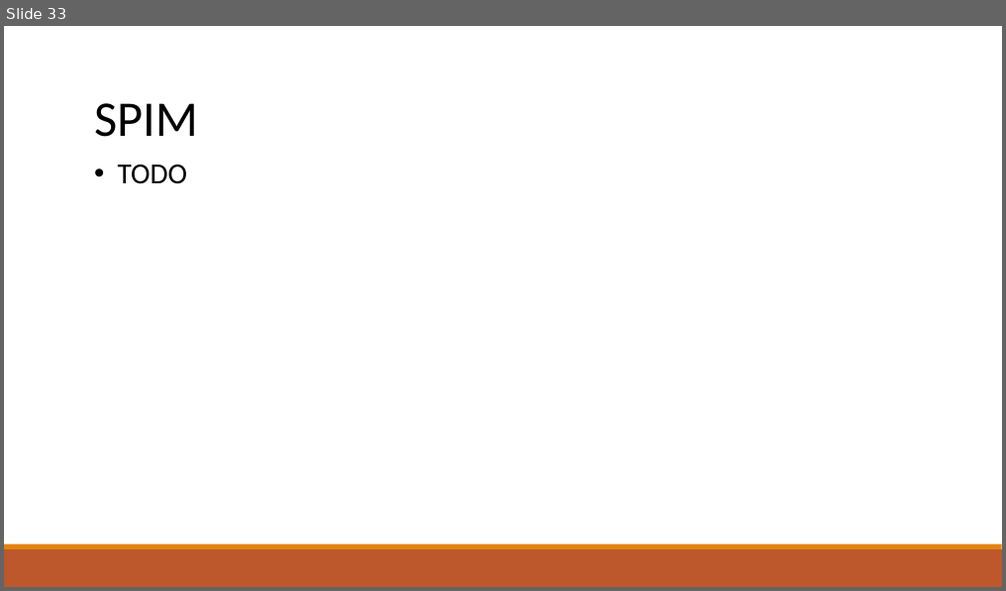
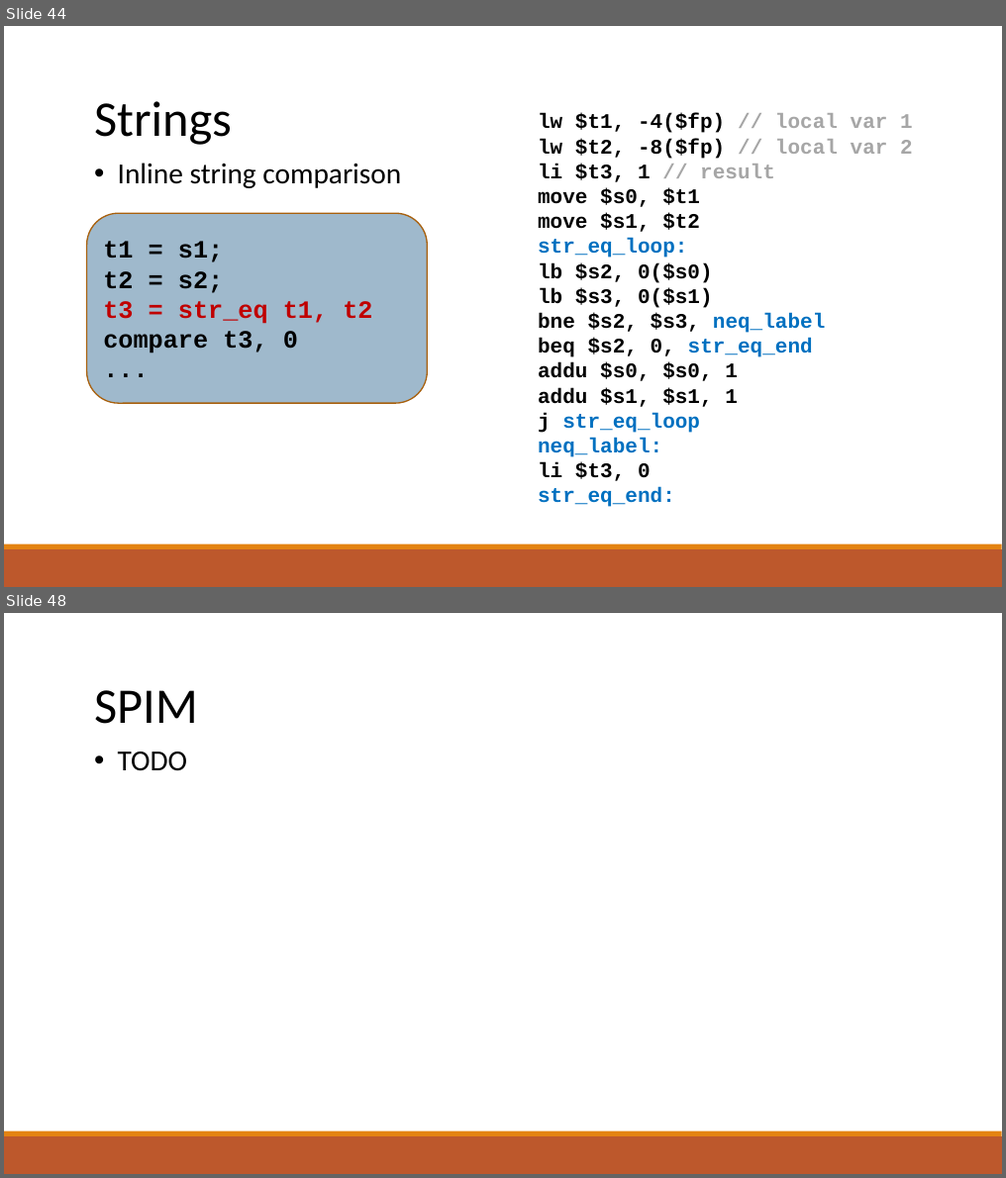
Before and after one commit to raghadzeidan/COMPILATION_TAU_FOR_STUDENTS, a slide deck: new_slides/codegen.pptx. Shown one above the other, each under a label of ours: slide 33 before the commit, slides 44 and 48 after it; the slides between them are not shown. The pictures are 1006x591 and 1006x1178 pixels, drawn with LibreOffice and Linux fonts; fonts in the diff are those of the drawing. Boxes give left, top, right and bottom in pixels: in the first picture for what was removed or moved away, otherwise in the second. Text is boxed around its words. In the diff, an @@ line names an element or a change of style, - is before the commit and + after.

```diff
--- a/new_slides/codegen.pptx
+++ b/new_slides/codegen.pptx
@@ slide 44 added at (4, 26, 1002, 587), background #FFFFFF; not listed: 2 template elements that a slide beside it also shows @@
@@ text added at (94, 101, 232, 145), 48 pt, text #000000 @@
+Strings
@@ text added at (538, 113, 913, 507), 20 pt, text #000000, bold @@
+lw $t1, -4($fp) // local var 1
+lw $t2, -8($fp) // local var 2
+li $t3, 1 // result
+move $s0, $t1
+move $s1, $t2
+str_eq_loop:
+lb $s2, 0($s0)
+lb $s3, 0($s1)
+bne $s2, $s3, neq_label
+beq $s2, 0, str_eq_end
+addu $s0, $s0, 1
+addu $s1, $s1, 1
+j str_eq_loop
+neq_label:
+li $t3, 0
+str_eq_end:
@@ text added at (118, 163, 401, 188), 28 pt, text #000000 @@
+• Inline string comparison
@@ rounded rectangle added at (87, 213, 428, 403), fill #40749B at 50% opacity, outline #A9610D 1.25 pt, 24 pt, text #000000, bold @@
+t1 = s1;
+t2 = s2;
+t3 = str_eq t1, t2
+compare t3, 0
+...
@@ what was slide 33 is now slide 48 @@
```
Also in this commit, not shown: 1 slide changed, 18 other slides added, 3 slides removed, 1 other file.
